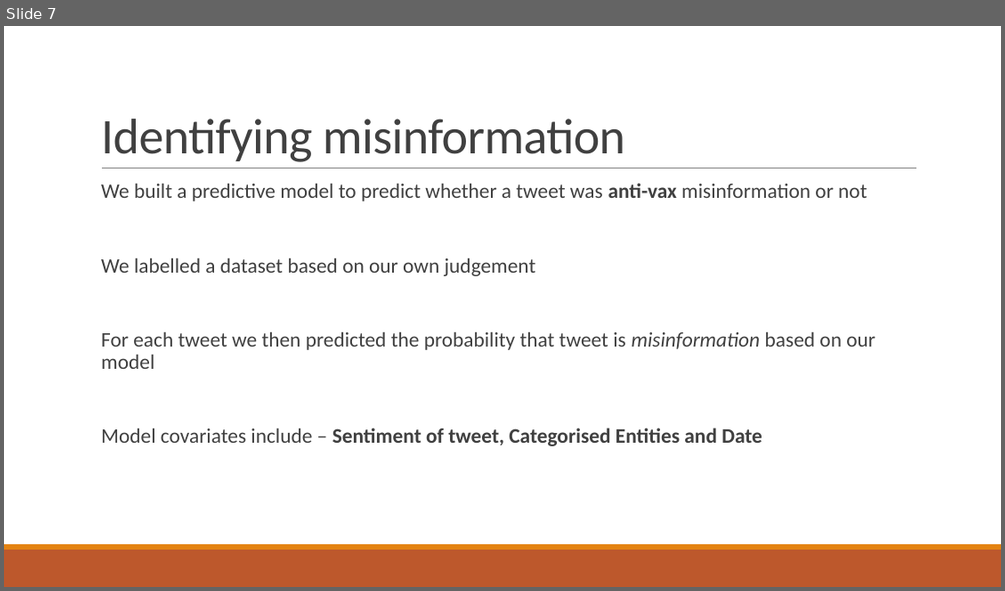
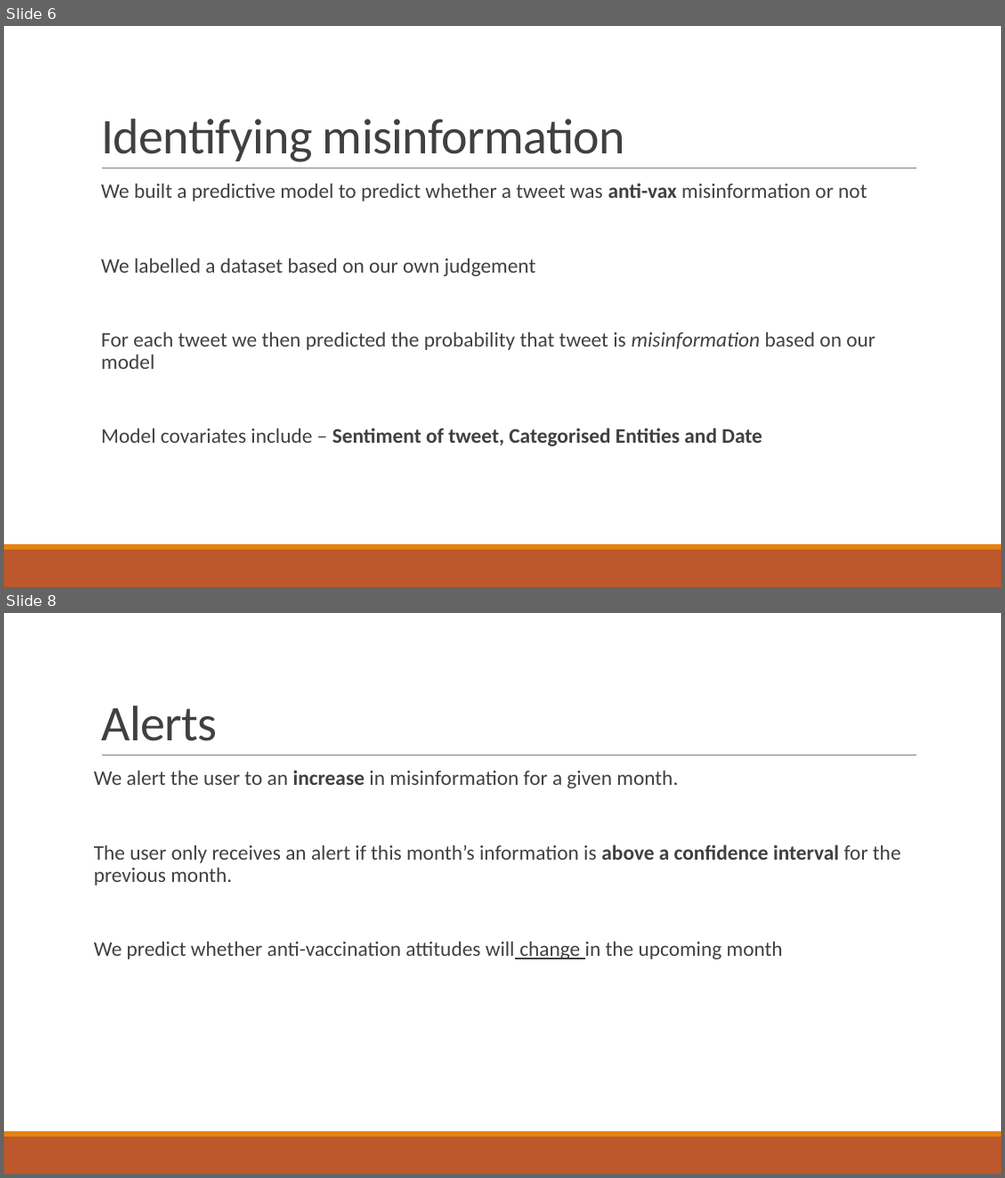
Before and after one commit to WellcomeIdeathon2023/The_Social_Scientists, a slide deck: Powerpoint presentation.pptx. Shown one above the other, each under a label of ours: slide 7 before the commit, slides 6 and 8 after it; the slides between them are not shown. The pictures are 1005x591 and 1005x1178 pixels, drawn with LibreOffice and Linux fonts; fonts in the diff are those of the drawing. Boxes give left, top, right and bottom in pixels: in the first picture for what was removed or moved away, otherwise in the second. Text is boxed around its words. In the diff, an @@ line names an element or a change of style, - is before the commit and + after.

```diff
--- a/Powerpoint presentation.pptx
+++ b/Powerpoint presentation.pptx
@@ slide 8 added at [4,613,1001,1174], background #FFFFFF; not listed: 3 template elements that a slide beside it also shows @@
@@ title added at [101,706,217,741], 48 pt, text #404040 @@
+Alerts
@@ text added at [94,770,901,959], 20 pt, text #404040 @@
+We alert the user to an increase in misinformation for a given month.
+The user only receives an alert if this month’s information is above a confidence interval for the previous month.
+We predict whether anti-vaccination attitudes will change in the upcoming month
@@ what was slide 7 is now slide 6 @@
```
Also in this commit, not shown: 3 other slides added, 3 slides removed, 3 other files.
